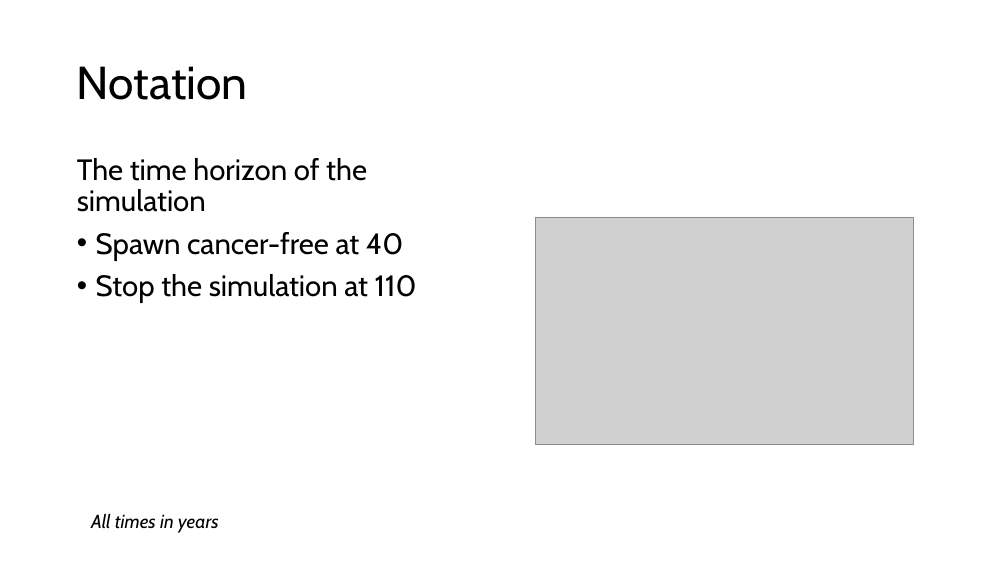
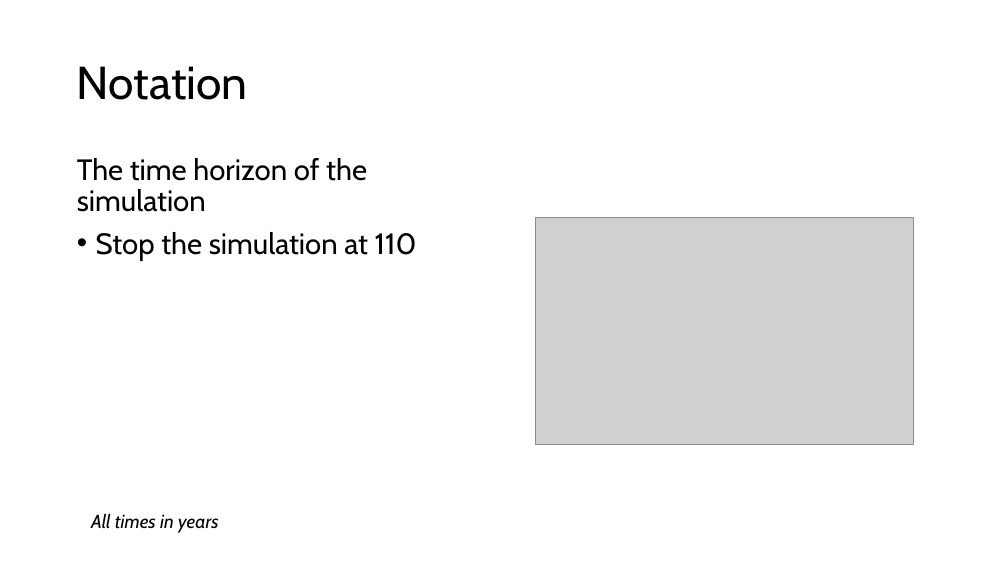
Before and after one commit to ttrikalin/des-R-course, a slide deck: slide 2 of materials/01_DES.pptx. Drawn at 1008x567 pixels with LibreOffice and Linux fonts; fonts in the diff are those of the drawing; grey boxes stand for pictures. Boxes give left, top, right and bottom in pixels: in the first picture for what was removed or moved away, otherwise in the second. Text is boxed around its words. In the diff, an @@ line names an element or a change of style, - is before the commit and + after.

```diff
--- a/materials/01_DES.pptx
+++ b/materials/01_DES.pptx
@@ text at [96,232,403,261]: paragraph removed @@
-• Spawn cancer-free at 40
```
Also in this commit, not shown: 6 slides added, 8 other files.
